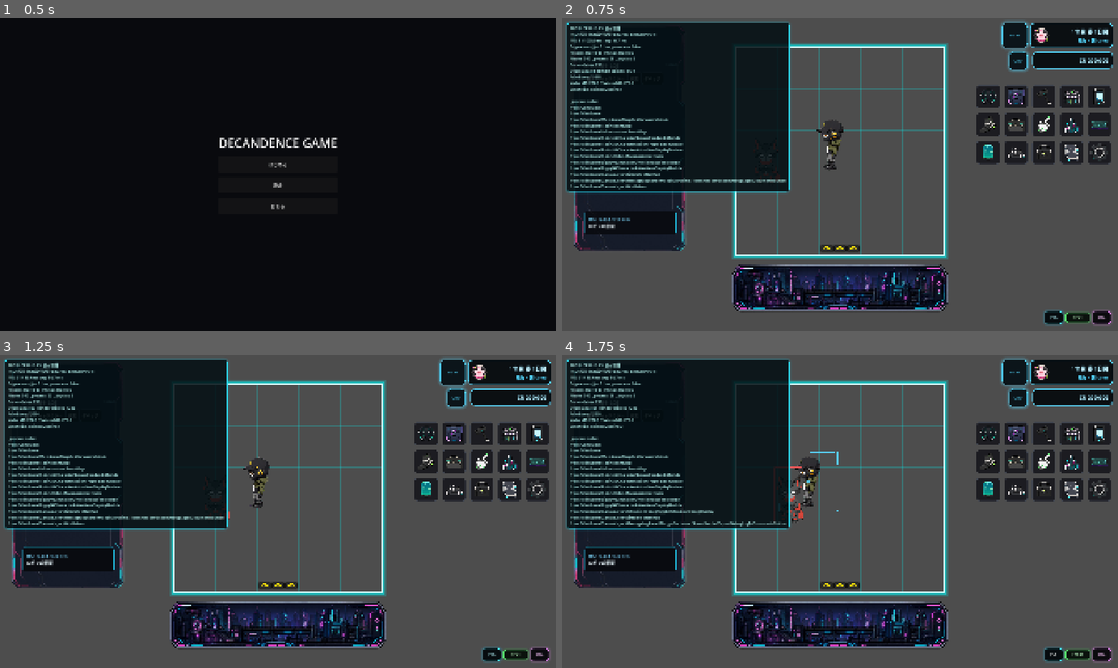
Above: before the commit, frames 1-4 (two rows, left to right).
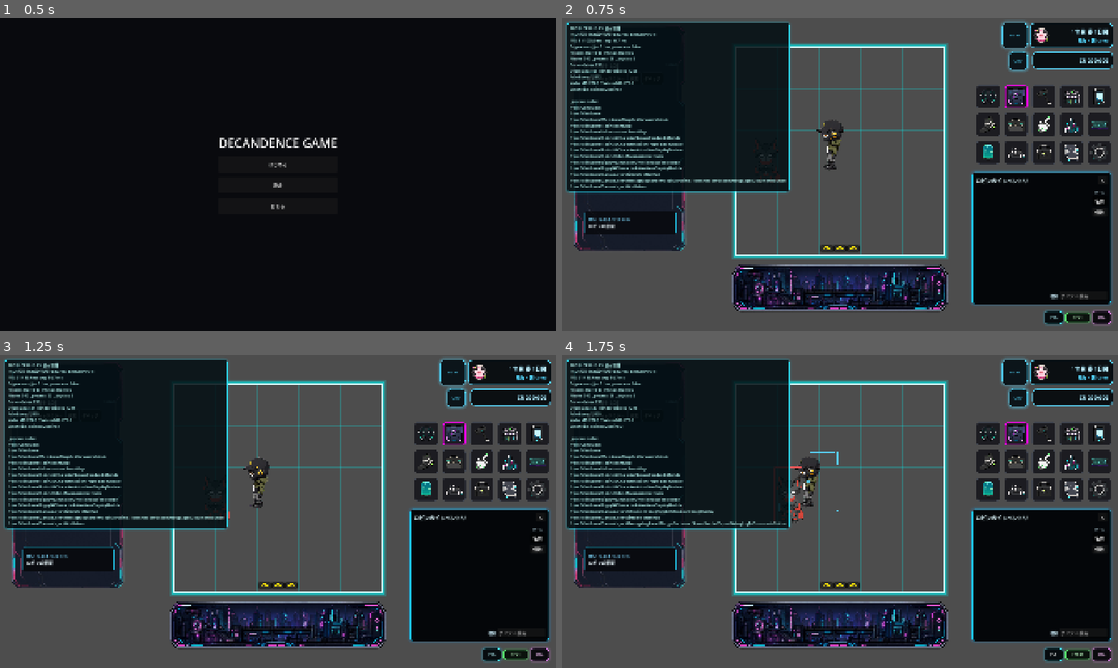
Above: after the commit, the same moments.

Repository: grimoire1089-coder/optimistic
Game: Godot game, scene res://Scenes/Boot/TitleScene.tscn
The game is run twice, just before and just after one commit, with the same random seed, the same clock (stepped at 60 frames per second) and the same inputs. Sound files missing from this copy of the repository are replaced by a short silence.
Inputs:
- Up to frame 1 (0.5 s): no input
- Up to frame 2 (0.75 s): click "はじめる" at 0.5 s
- Up to frame 3 (1.25 s): no input
- Up to frame 4 (1.75 s): click "POS" at 1.25 s

Frame 1 is identical in both runs. In frame 2, 11% of the frame differs, in the area x 5-99%, y 16-92%; in frame 3, 11%; in frame 4, 11%.
Error after the commit: Parse Error: Cannot infer the type of "items" variable because the value doesn't have a set type. (res://Scripts/UI/Inventory/RobinInventoryUI.gd:153)

Commit message:
Avoid hard AI inventory type in inventory UI

Diff:
--- a/Scripts/UI/Inventory/RobinInventoryUI.gd
+++ b/Scripts/UI/Inventory/RobinInventoryUI.gd
@@ -7,6 +7,7 @@
 const SLOTS_PER_PAGE := 20
 const SORT_MODE_NAME: StringName = &"name"
 const SORT_MODE_AMOUNT: StringName = &"amount"
+const UNLIMITED_SLOT_LIMIT := -1
 
 @export var actor_path: NodePath = NodePath("../../Robin")
 @export var inventory_module_child_name: StringName = &"AICharacterInventoryModule"
@@ -27,7 +28,7 @@
 @onready var detail_label: Label = $MarginContainer/Rows/Footer/DetailLabel
 @onready var search_line_edit: LineEdit = $MarginContainer/Rows/Footer/SearchLineEdit
 
-var _inventory_module: AICharacterInventoryModule
+var _inventory_module
 var _categories: Array[Dictionary] = []
 var _current_category_index: int = 0
 var _current_page_index: int = 0
@@ -85,18 +86,25 @@
 		return
 
 	if actor.has_method("get_inventory_module"):
-		_inventory_module = actor.call("get_inventory_module") as AICharacterInventoryModule
+		var inventory_value = actor.call("get_inventory_module")
+		if inventory_value is Node:
+			_inventory_module = inventory_value
 	else:
-		_inventory_module = actor.get_node_or_null(NodePath(String(inventory_module_child_name))) as AICharacterInventoryModule
+		_inventory_module = actor.get_node_or_null(NodePath(String(inventory_module_child_name)))
 		if _inventory_module == null and not legacy_inventory_module_child_name.is_empty():
-			_inventory_module = actor.get_node_or_null(NodePath(String(legacy_inventory_module_child_name))) as AICharacterInventoryModule
+			_inventory_module = actor.get_node_or_null(NodePath(String(legacy_inventory_module_child_name)))
 
 	if _inventory_module == null:
 		push_warning("AIキャラクターのインベントリモジュールが見つかりません。")
 		return
-
-	if not _inventory_module.inventory_changed.is_connected(_refresh):
-		_inventory_module.inventory_changed.connect(_refresh)
+	if not _inventory_module.has_method("get_categories") or not _inventory_module.has_method("get_items"):
+		push_warning("インベントリ互換のないノードです: %s" % _inventory_module.name)
+		_inventory_module = null
+		return
+
+	var refresh_callable := Callable(self, "_refresh")
+	if _inventory_module.has_signal("inventory_changed") and not _inventory_module.inventory_changed.is_connected(refresh_callable):
+		_inventory_module.inventory_changed.connect(refresh_callable)
 
 
 func _setup_tabs() -> void:
@@ -145,7 +153,9 @@
 	var items := _inventory_module.get_items(category_id)
 	var visible_items := _get_search_filtered_items(items)
 	_sort_items(visible_items)
-	var slot_limit := _inventory_module.get_slot_limit(category_id)
+	var slot_limit := UNLIMITED_SLOT_LIMIT
+	if _inventory_module.has_method("get_slot_limit"):
+		slot_limit = int(_inventory_module.get_slot_limit(category_id))
 	var total_slot_count := _get_total_slot_count(slot_limit, visible_items.size(), _is_search_active())
 	var page_count := _get_page_count(total_slot_count)
 	_current_page_index = clampi(_current_page_index, 0, page_count - 1)
@@ -301,8 +311,11 @@
 func _get_total_slot_count(slot_limit: int, item_count: int, search_active: bool) -> int:
 	if search_active:
 		return max(item_count, SLOTS_PER_PAGE)
-	if slot_limit == AICharacterInventoryModule.UNLIMITED_SLOT_LIMIT:
-		return max(item_count, _inventory_module.get_slots_per_category(), SLOTS_PER_PAGE)
+	if slot_limit == UNLIMITED_SLOT_LIMIT:
+		var base_slot_count := SLOTS_PER_PAGE
+		if _inventory_module != null and _inventory_module.has_method("get_slots_per_category"):
+			base_slot_count = int(_inventory_module.get_slots_per_category())
+		return max(item_count, base_slot_count, SLOTS_PER_PAGE)
 	return max(slot_limit, item_count, SLOTS_PER_PAGE)
 
 
@@ -338,7 +351,7 @@
 func _build_detail_text(category_name: String, item_count: int, visible_item_count: int, slot_limit: int) -> String:
 	if _is_search_active():
 		return "%s  検索 %d/%d" % [category_name, visible_item_count, item_count]
-	if slot_limit == AICharacterInventoryModule.UNLIMITED_SLOT_LIMIT:
+	if slot_limit == UNLIMITED_SLOT_LIMIT:
 		return "%s  %d/無制限" % [category_name, item_count]
 	return "%s  %d/%d" % [category_name, item_count, slot_limit]
 
